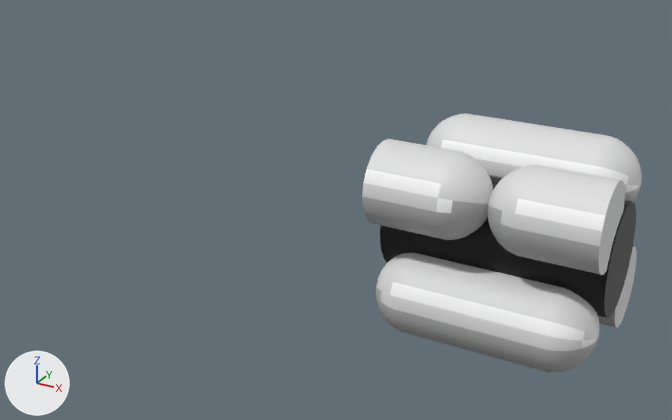
A saved change to the FBX model metroid-UNITY(vrtk)/Assets/Resources/br-m-pillbrick2-white.fbx.
One viewpoint serves both versions: a 50 mm camera at (-4.35, -3.67, 3.28) aimed at (-6.38, 0.03, 1.43). Arrows for +X, +Y and +Z are at lower left; the lights stay in place. Where no turn or scale is listed for an object, it has been applied to the vertices.

In view in the first picture: 'base', 'pills'.
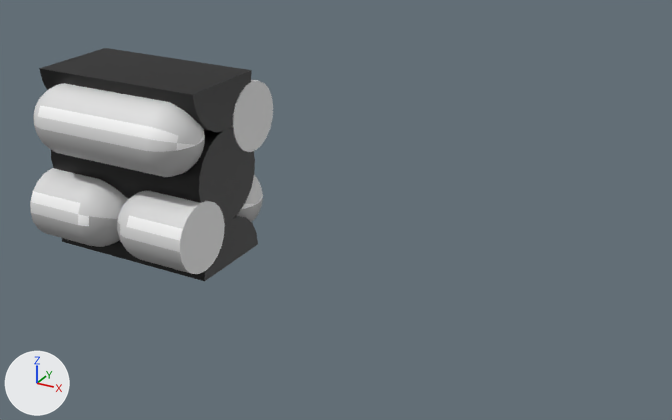
Changed parts and their boxes (x1, y1, x2, y2) in the pictures (672 x 420 px; the box of a moved part takes in the faces that stretch with it):
'pills', reshaped, moved
    before: (362, 113, 642, 373)
    after: (30, 80, 273, 274)
'base', reshaped, moved
    before: (380, 176, 636, 318)
    after: (39, 48, 258, 281)
part 1 of me_mesh_001, moved or reshaped
    before: (488, 165, 625, 275)
    after: (231, 80, 273, 152)
part 2 of me_mesh_001, moved or reshaped (not visible afterwards)
    before: (362, 139, 493, 240)
part 3 of me_mesh_001, moved or reshaped
    before: (376, 253, 599, 373)
    after: (237, 175, 263, 222)
part 4 of me_mesh_001, moved or reshaped
    before: (426, 113, 642, 202)
    after: (34, 83, 205, 177)
part 5 of me_mesh_001, moved or reshaped
    before: (598, 246, 637, 328)
    after: (117, 191, 225, 274)
part 6 of me_mesh_001, moved or reshaped (not visible before)
    after: (30, 168, 128, 247)

Patch to the scene script:
```diff
--- a/metroid-UNITY(vrtk)/Assets/Resources/br-m-pillbrick2-white.fbx.py
+++ b/metroid-UNITY(vrtk)/Assets/Resources/br-m-pillbrick2-white.fbx.py
@@ me_mesh @@
 # used by ob_base; location = (-5.5, 0.0, 1.5)
-me_mesh.from_pydata(...)  # 42 vertices, 60 faces; spans x -0.505..0.505, y -0.253..0.253, z -0.253..0.252
+me_mesh.from_pydata(...)  # 109 vertices, 131 faces; spans x -0.494..0.494, y -0.253..0.253, z -0.5..0.5
+# me_mesh part 7: the whole mesh is rebuilt
 me_mesh.materials.append(mat_solid_black)
@@ me_mesh_001 @@
 me_mesh_001.from_pydata(...)  # 1568 vertices, 1604 faces; spans x -0.5..0.5, y -0.44..0.44, z -0.44..0.44
 # used by ob_pills; location = (-5.5, 0.0, 1.5)
+# me_mesh_001 part 1: the loose piece of 201 vertices spanning x 0.0..0.5, y -0.44..-0.06, z 0.06..0.44 is mirrored in y about the mesh origin
+# me_mesh_001 part 2: the loose piece of 201 vertices spanning x -0.5..0.0, y -0.44..-0.06, z 0.06..0.44 is mirrored in y about the mesh origin
+# me_mesh_001 part 3: the loose piece of 382 vertices spanning x -0.5..0.5, y -0.44..-0.06, z -0.44..-0.06 is mirrored in y about the mesh origin
+# me_mesh_001 part 4: the loose piece of 382 vertices spanning x -0.5..0.5, y 0.06..0.44, z 0.06..0.44 is mirrored in y about the mesh origin
+# me_mesh_001 part 5: the loose piece of 201 vertices spanning x 0.0..0.5, y 0.06..0.44, z -0.44..-0.06 is mirrored in y about the mesh origin
+# me_mesh_001 part 6: the loose piece of 201 vertices spanning x -0.5..0.0, y 0.06..0.44, z -0.44..-0.06 is mirrored in y about the mesh origin
 me_mesh_001.materials.append(mat_solid_greylight)
@@ ob_base @@
 ob_base = bpy.data.objects.new('base', me_mesh)
-ob_base.location = (-5.5, 0.0, 1.5)
+ob_base.location = (-7.5, 0.0, 1.5)
@@ ob_pills @@
 ob_pills = bpy.data.objects.new('pills', me_mesh_001)
-ob_pills.location = (-5.5, 0.0, 1.5)
+ob_pills.location = (-7.5, 0.0, 1.5)
```
